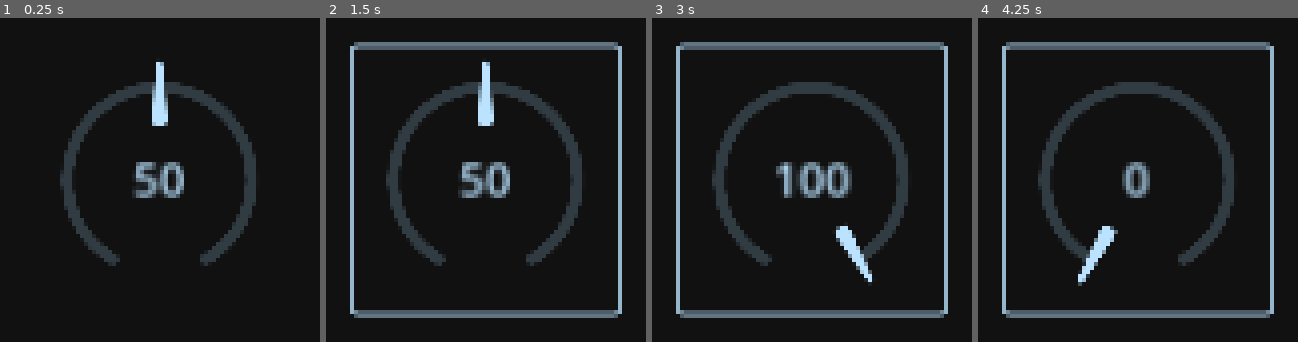
Above: before the commit, frames 1-4 (left to right).
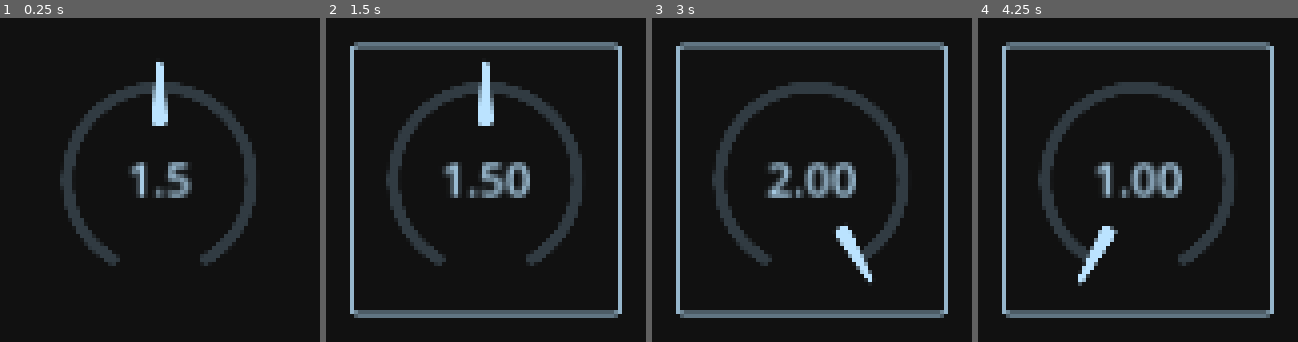
Above: after the commit, the same moments.

Repository: JulienToumieh/bsteppr
Game: Godot game, scene res://components/knob.tscn
Two runs of this game, one before a commit and one after it. Both use one fixed random seed, a clock stepped at 60 frames per second and the inputs below. This scene is started directly instead of the project's main scene.
Inputs (mouse positions are in pixels of both pictures, inside the frame that each line leads up to):
- Up to frame 1 (0.25 s): no input
- Up to frame 2 (1.5 s): click (486, 180) at 0.5 s; click (486, 180) at 1.25 s
- Up to frame 3 (3 s): click (812, 180) at 2 s; tap Enter at 2.75 s; move the mouse to (outside the picture) at 2.77 s; tap Space (start-stop) at 2.85 s; click (outside the picture) at 2.92 s
- Up to frame 4 (4.25 s): tap Space (start-stop) at 3.5 s; drag from (outside the picture) to (outside the picture) at 3.52 s

The runs differ from the first frame. In frame 1, 1.5% of the frame differs, in the area x 40-60%, y 44-56%; in frame 2, 2.3%; in frame 3, 2.5%, in the area x 35-64%, y 44-56%; in frame 4, 2.0%.
Error in both runs: Attempt to call function 'updateTrackerPos' in base 'null instance' on a null instance. (res://Globals.gd:57)

Commit message:
Fixed issues with knob code

Diff:
--- a/components/knob.gd
+++ b/components/knob.gd
@@ -1,7 +1,11 @@
 extends Node2D
+
+@export var fxName = ""
+@export var fxAttr = ""
 
 @export var minVal = 0
 @export var maxVal = 100
+@export var integer = false
 
 @export var pos = 50
 
@@ -10,8 +14,9 @@
 var startPos = 0
 
 func _ready():
-	$KnobArrow.rotation_degrees = (pos*2/100)*150 - 150
-	$KnobVal.text = str(int(pos))
+	$KnobArrow.rotation_degrees = (pos*2.0/100.0)*150.0 - 150.0
+	var val = minVal + (maxVal - minVal) * pos / 100.0
+	$KnobVal.text = str(val)
 
 
 func _process(delta):
@@ -20,8 +25,9 @@
 		startPos = get_global_mouse_position()
 		if pos > 100: pos = 100
 		if pos < 0: pos = 0
-		$KnobArrow.rotation_degrees = (pos*2/100)*150 - 150
-		$KnobVal.text = str(int(pos))
+		$KnobArrow.rotation_degrees = (pos*2.0/100.0)*150.0 - 150.0
+		var val = minVal + (maxVal - minVal) * pos / 100.0
+		$KnobVal.text = str("%.2f" % val)
 
 
 func _on_b_knob_button_down():
--- a/components/knob.tscn
+++ b/components/knob.tscn
@@ -7,6 +7,8 @@
 [node name="Knob" type="Node2D"]
 modulate = Color(0.73251, 0.891023, 1, 1)
 script = ExtResource("1_hcu6u")
+minVal = 1
+maxVal = 2
 
 [node name="bKnob" type="Button" parent="."]
 offset_left = -64.0
